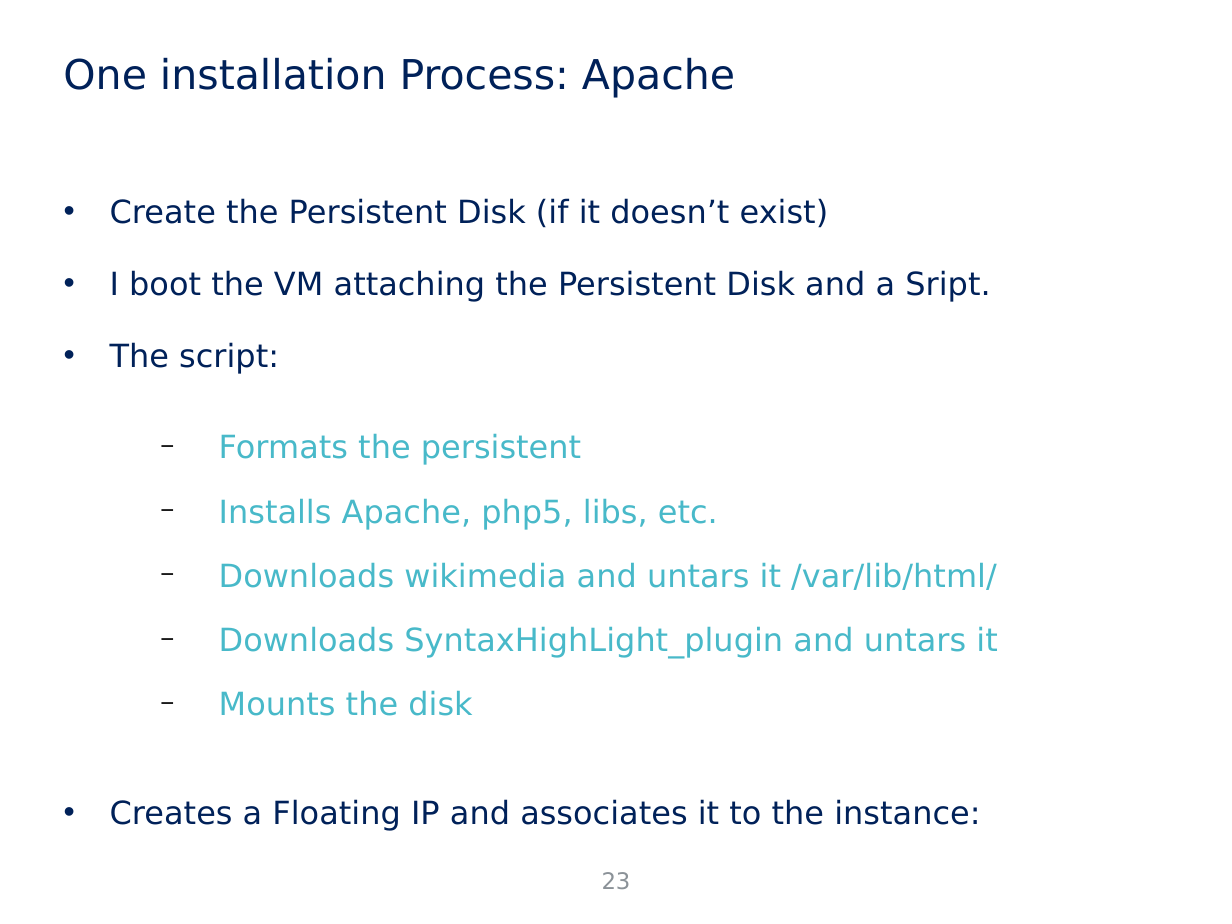
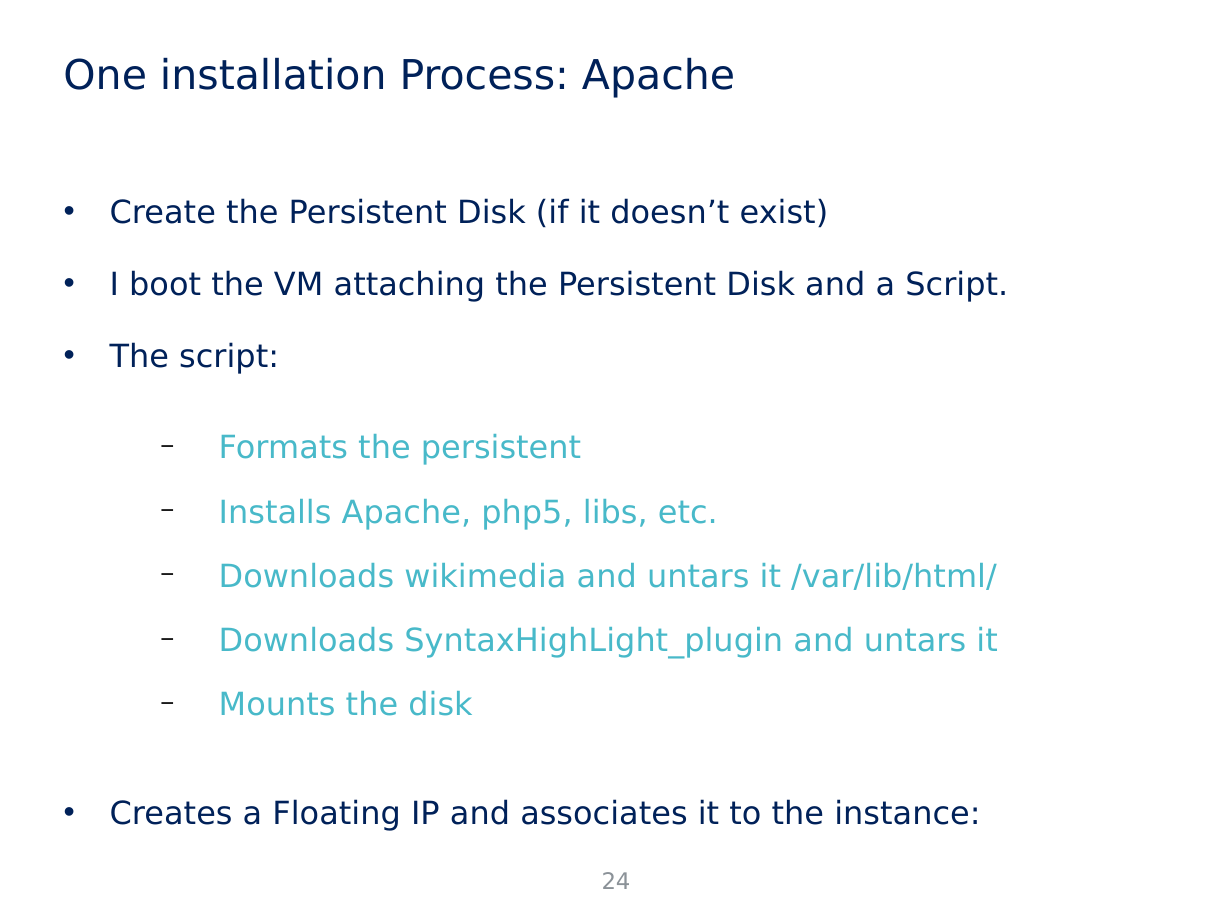
Before and after one commit to jicarretero/SummitMalaga2016, a slide deck: slide 24 of FiwareMalaga.odp (slide 23 before the commit). Drawn at 1232x924 pixels with LibreOffice and Linux fonts; fonts in the diff are those of the drawing; background and template pictures are left out. Boxes give left, top, right and bottom in pixels: in the first picture for what was removed or moved away, otherwise in the second. Text is boxed around its words. In the diff, an @@ line names an element or a change of style, - is before the commit and + after.

```diff
--- a/FiwareMalaga.odp
+++ b/FiwareMalaga.odp
@@ text at <box>110,270,1008,302</box>: text changed @@
-• I boot the VM attaching the Persistent Disk and a Sript.
+• I boot the VM attaching the Persistent Disk and a Script.
@@ page number at <box>602,872,631,889</box>: text changed @@
-23
+24
```
Also in this commit, not shown: 10 other slides changed, 3 slides added, 7 other files.
